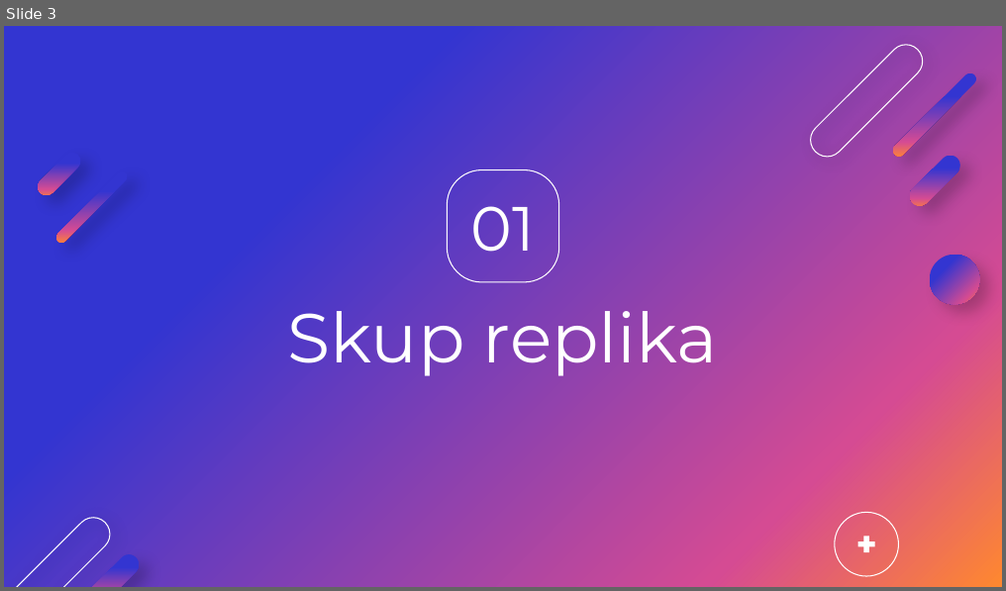
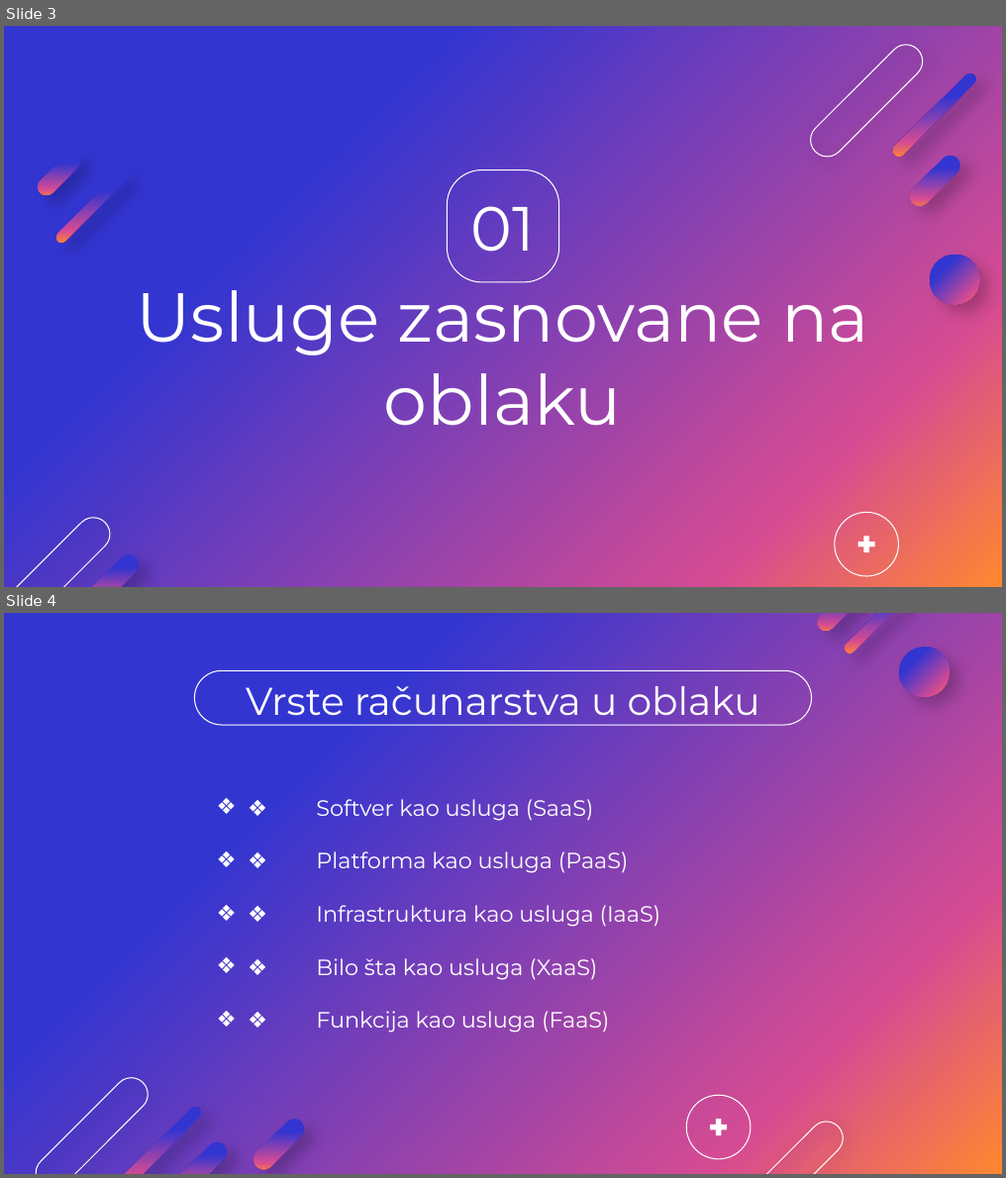
Before and after one commit to davidbosnic/SBP, a slide deck: 3/sbp3.pptx. Shown one above the other, each under a label of ours: slide 3 before the commit, slides 3 and 4 after it. The pictures are 1006x591 and 1006x1178 pixels, drawn with LibreOffice and Linux fonts; fonts in the diff are those of the drawing; background and template pictures are left out. Boxes give left, top, right and bottom in pixels: in the first picture for what was removed or moved away, otherwise in the second. Text is boxed around its words. In the diff, an @@ line names an element or a change of style, - is before the commit and + after.

```diff
--- a/3/sbp3.pptx
+++ b/3/sbp3.pptx
@@ slide 4 added at (4, 613, 1002, 1174), background gradient #3335D1 to #D54B93 to #FF882F @@
@@ rounded rectangle added at (814, 613, 863, 634), fill gradient #3335D1 to #D54B93 to #FF882F @@
@@ rounded rectangle added at (843, 613, 918, 655), fill gradient #3335D1 to #D54B93 to #FF882F @@
@@ rounded rectangle added at (195, 670, 811, 725), outline #FFFFFF 0.75 pt @@
@@ ellipse added at (899, 647, 949, 697), fill gradient #3335D1 to #D54B93 to #FF882F @@
@@ title added at (246, 686, 760, 725), 28 pt, text #FFFFFF @@
+Vrste računarstva u oblaku
@@ text added at (316, 799, 661, 1033), 16 pt, text #FFFFFF @@
+❖ ❖ Softver kao usluga (SaaS)
+❖ ❖ Platforma kao usluga (PaaS)
+❖ ❖ Infrastruktura kao usluga (IaaS)
+❖ ❖ Bilo šta kao usluga (XaaS)
+❖ ❖ Funkcija kao usluga (FaaS)
@@ rounded rectangle added at (29, 1071, 154, 1174), outline #FFFFFF 0.75 pt @@
@@ rounded rectangle added at (116, 1104, 204, 1174), fill gradient #3335D1 to #D54B93 to #FF882F @@
@@ rounded rectangle added at (251, 1115, 309, 1173), fill gradient #3335D1 to #D54B93 to #FF882F @@
@@ ellipse added at (686, 1095, 750, 1158), outline #FFFFFF 0.75 pt @@
@@ plus sign added at (708, 1116, 731, 1139), fill #FFFFFF @@
@@ rounded rectangle added at (724, 1116, 849, 1174), outline #FFFFFF 0.75 pt @@
@@ rounded rectangle added at (172, 1138, 231, 1174), fill gradient #3335D1 to #D54B93 to #FF882F @@
@@ slide 3 changed as well @@
@@ title at (136, 274, 869, 426): text changed @@
-Skup replika
+Usluge zasnovane na oblaku
```
Also in this commit, not shown: 4 other slides changed, 10 other slides added, 11 slides removed.
